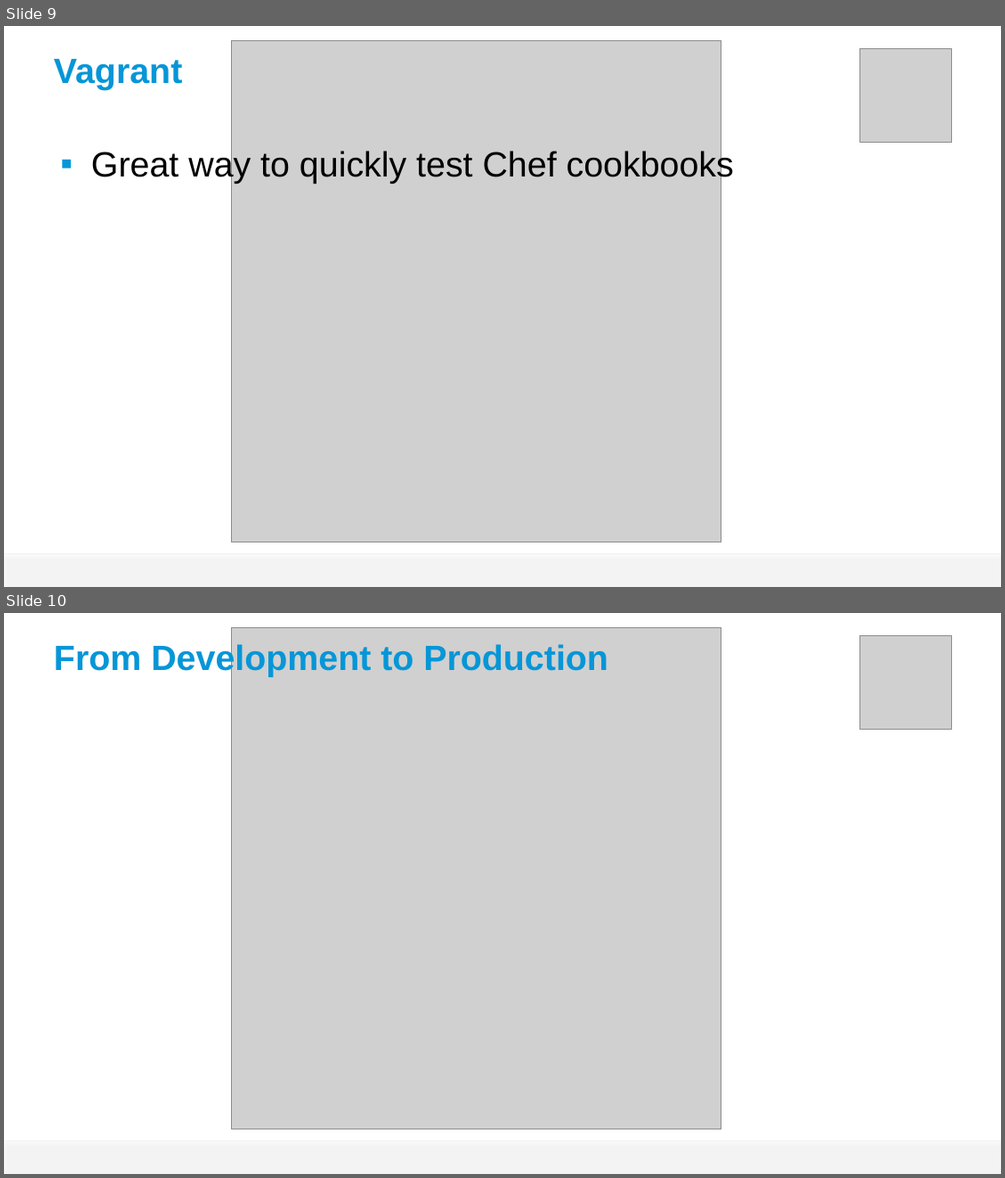
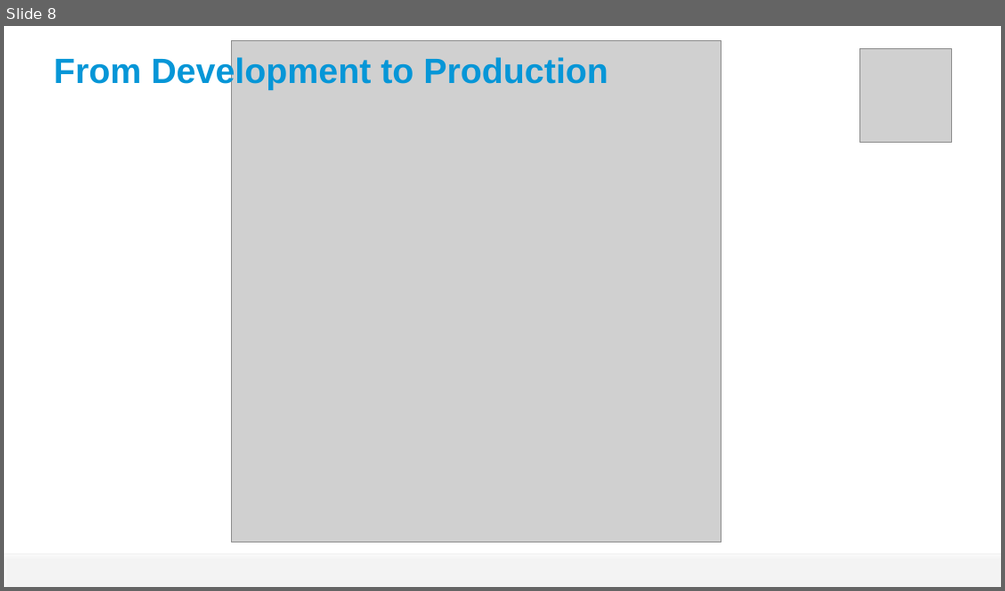
Before and after one commit to guillaume-brossard/tech-summit, a slide deck: 2014/supersize-nodejs/supersize-nodejs-dr.pptx. Shown one above the other, each under a label of ours: slides 9 and 10 before the commit, slide 8 after it. The pictures are 1005x1178 and 1005x591 pixels, drawn with LibreOffice and Linux fonts; fonts in the diff are those of the drawing; grey boxes stand for pictures; background and template pictures are left out. Boxes give left, top, right and bottom in pixels: in the first picture for what was removed or moved away, otherwise in the second. Text is boxed around its words. In the diff, an @@ line names an element or a change of style, - is before the commit and + after.

```diff
--- a/2014/supersize-nodejs/supersize-nodejs-dr.pptx
+++ b/2014/supersize-nodejs/supersize-nodejs-dr.pptx
@@ slide 9 removed at [4,26,1001,587], background picture (left out); not listed: 1 template element that a slide beside it also shows @@
@@ picture removed at [231,40,721,541] @@
@@ picture removed at [859,49,951,142] @@
@@ title removed at [54,59,182,90] @@
-Vagrant
@@ text removed at [91,149,734,184] @@
-▪ Great way to quickly test Chef cookbooks
@@ what was slide 10 is now slide 8 @@
```
Also in this commit, not shown: 5 slides changed, 1 other slide removed, 3 other files.
